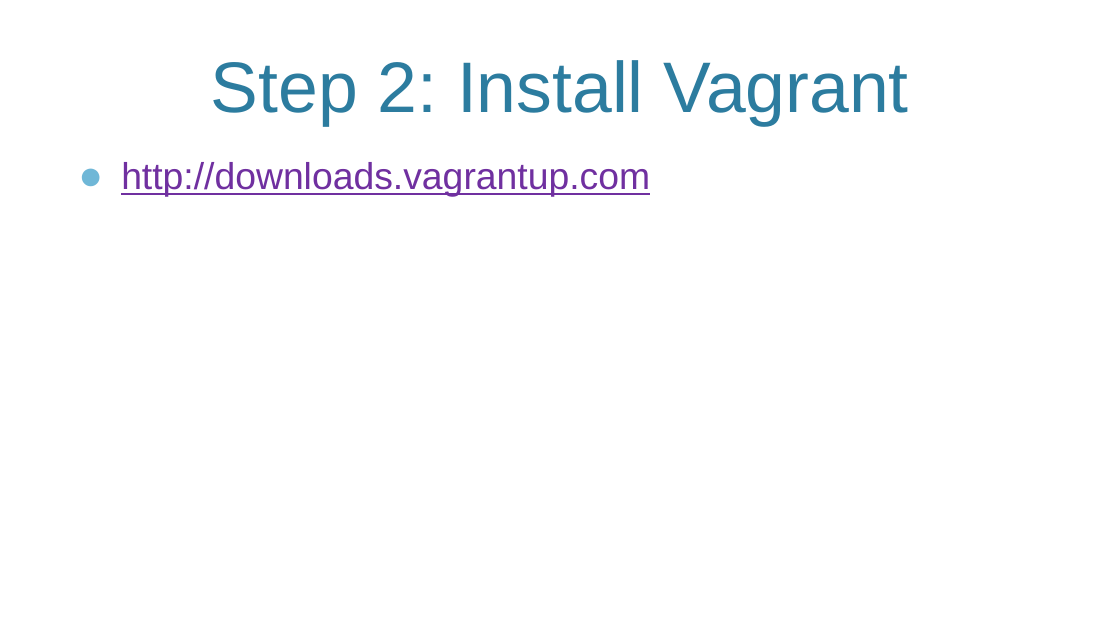
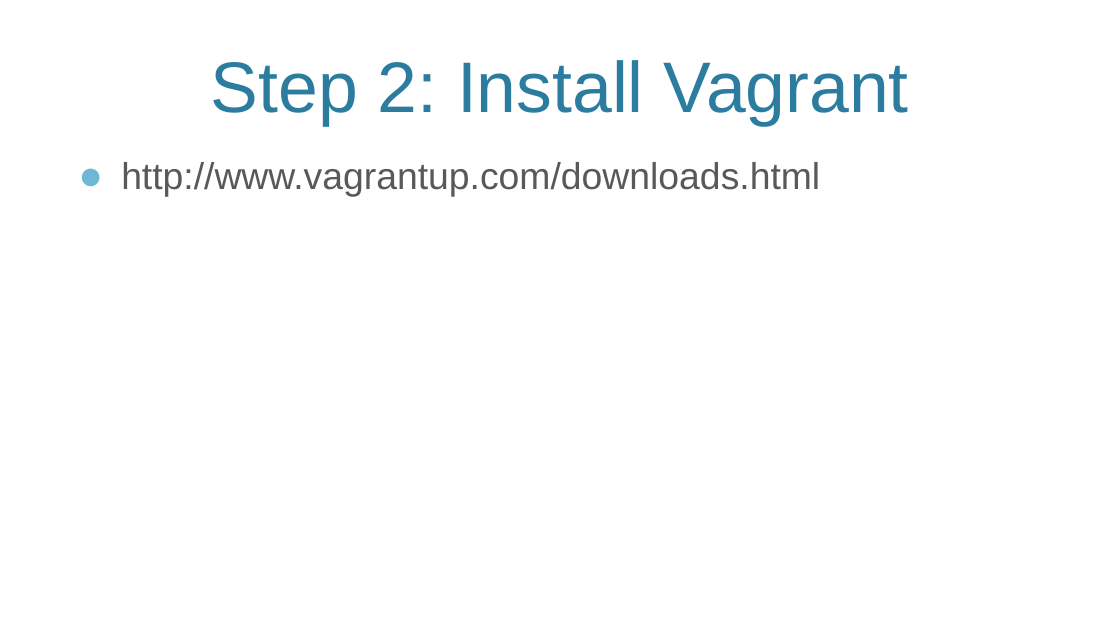
Before and after one commit to VMTrooper/VagrantBrownBag, a slide deck: slide 4 of Vagrant.pptx. Drawn at 1120x630 pixels with LibreOffice and Linux fonts; fonts in the diff are those of the drawing; background and template pictures are left out. Boxes give left, top, right and bottom in pixels: in the first picture for what was removed or moved away, otherwise in the second. Text is boxed around its words. In the diff, an @@ line names an element or a change of style, - is before the commit and + after.

Commit message:
Clean up to match latest Vagrant syntax.  Plus, presentation now en PDF for non-Microsoft folks

```diff
--- a/Vagrant.pptx
+++ b/Vagrant.pptx
@@ text at [121,162,820,197]: text changed; text colour #7030A0 to #595959 @@
-● http://downloads.vagrantup.com
+● http://www.vagrantup.com/downloads.html
```
Also in this commit, not shown: 8 other slides changed, 1 slide added, 7 other files.
